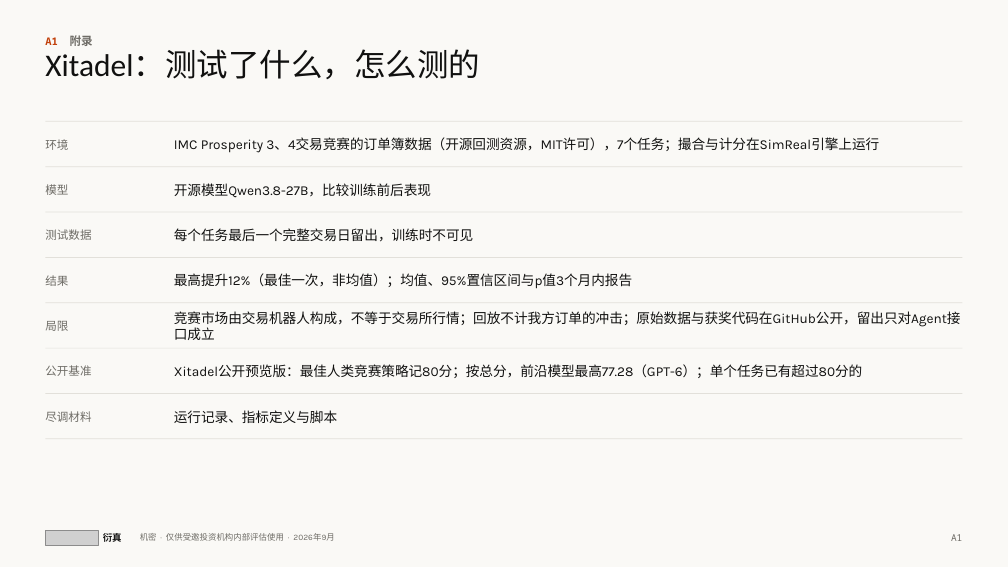
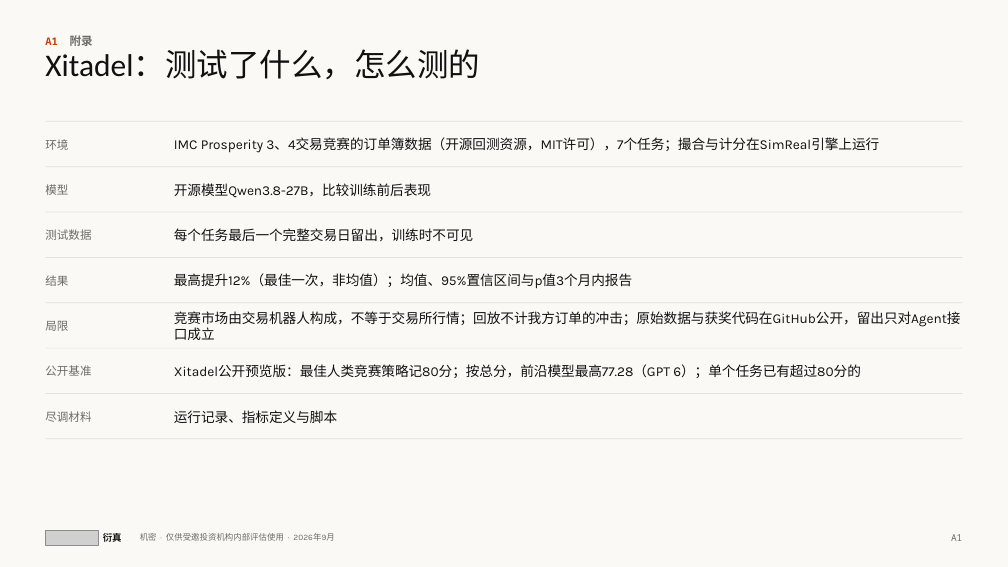
Before and after one commit to wangchen0802/Delta1, a slide deck: slide 23 of SimReal-BP-v33.pptx. Drawn at 1008x567 pixels with LibreOffice and Linux fonts; fonts in the diff are those of the drawing; grey boxes stand for pictures. Boxes give left, top, right and bottom in pixels: in the first picture for what was removed or moved away, otherwise in the second. Text is boxed around its words. In the diff, an @@ line names an element or a change of style, - is before the commit and + after.

```diff
--- a/SimReal-BP-v33.pptx
+++ b/SimReal-BP-v33.pptx
@@ text at (174,364,861,378): text changed @@
-Xitadel公开预览版：最佳人类竞赛策略记80分；按总分，前沿模型最高77.28（GPT-6）；单个任务已有超过80分的
+Xitadel公开预览版：最佳人类竞赛策略记80分；按总分，前沿模型最高77.28（GPT 6）；单个任务已有超过80分的
```
Also in this commit, not shown: 24 other slides changed, 6 other files.
